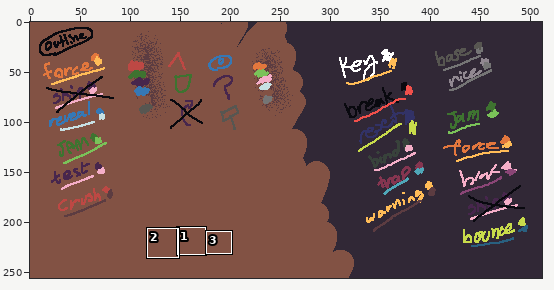
A pixel-art file gets an edit: lockdeck/assets/colors.aseprite. The picture above shows the old version from afar; the outline marks the close-up.
Close-up. Before the commit:
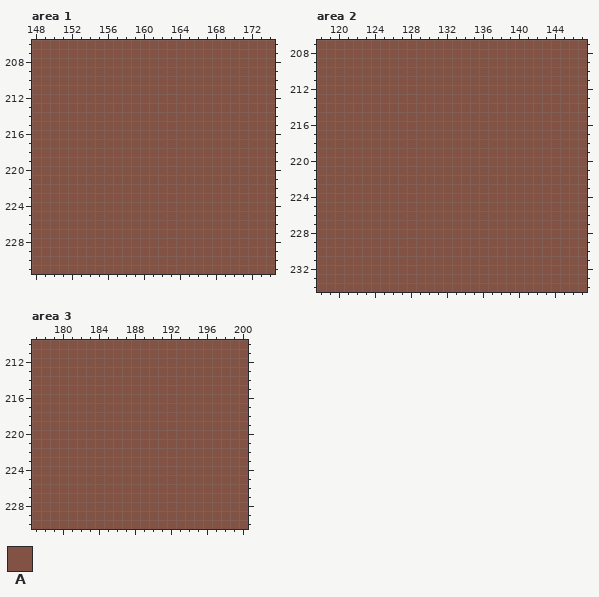
512x256 pixels, 1 frame. Shown: area 1: x 148..174, y 206..231; area 2: x 118..147, y 207..234; area 3: x 177..200, y 210..230. The commit also changed other parts of the picture, which this record leaves out.
Visible layers, top first: "Layer 1", "Layer 3", "Layer 2".
Palette (. is transparent): A #825244
Pixels before, area 1, first column x 148:
206 AAAAAAAAAAAAAAAAAAAAAAAAAAA
207 AAAAAAAAAAAAAAAAAAAAAAAAAAA
208 AAAAAAAAAAAAAAAAAAAAAAAAAAA
209 AAAAAAAAAAAAAAAAAAAAAAAAAAA
210 AAAAAAAAAAAAAAAAAAAAAAAAAAA
211 AAAAAAAAAAAAAAAAAAAAAAAAAAA
212 AAAAAAAAAAAAAAAAAAAAAAAAAAA
213 AAAAAAAAAAAAAAAAAAAAAAAAAAA
214 AAAAAAAAAAAAAAAAAAAAAAAAAAA
215 AAAAAAAAAAAAAAAAAAAAAAAAAAA
216 AAAAAAAAAAAAAAAAAAAAAAAAAAA
217 AAAAAAAAAAAAAAAAAAAAAAAAAAA
218 AAAAAAAAAAAAAAAAAAAAAAAAAAA
219 AAAAAAAAAAAAAAAAAAAAAAAAAAA
220 AAAAAAAAAAAAAAAAAAAAAAAAAAA
221 AAAAAAAAAAAAAAAAAAAAAAAAAAA
222 AAAAAAAAAAAAAAAAAAAAAAAAAAA
223 AAAAAAAAAAAAAAAAAAAAAAAAAAA
224 AAAAAAAAAAAAAAAAAAAAAAAAAAA
225 AAAAAAAAAAAAAAAAAAAAAAAAAAA
226 AAAAAAAAAAAAAAAAAAAAAAAAAAA
227 AAAAAAAAAAAAAAAAAAAAAAAAAAA
228 AAAAAAAAAAAAAAAAAAAAAAAAAAA
229 AAAAAAAAAAAAAAAAAAAAAAAAAAA
230 AAAAAAAAAAAAAAAAAAAAAAAAAAA
231 AAAAAAAAAAAAAAAAAAAAAAAAAAA
Pixels before, area 2, first column x 118:
207 AAAAAAAAAAAAAAAAAAAAAAAAAAAAAA
208 AAAAAAAAAAAAAAAAAAAAAAAAAAAAAA
209 AAAAAAAAAAAAAAAAAAAAAAAAAAAAAA
210 AAAAAAAAAAAAAAAAAAAAAAAAAAAAAA
211 AAAAAAAAAAAAAAAAAAAAAAAAAAAAAA
212 AAAAAAAAAAAAAAAAAAAAAAAAAAAAAA
213 AAAAAAAAAAAAAAAAAAAAAAAAAAAAAA
214 AAAAAAAAAAAAAAAAAAAAAAAAAAAAAA
215 AAAAAAAAAAAAAAAAAAAAAAAAAAAAAA
216 AAAAAAAAAAAAAAAAAAAAAAAAAAAAAA
217 AAAAAAAAAAAAAAAAAAAAAAAAAAAAAA
218 AAAAAAAAAAAAAAAAAAAAAAAAAAAAAA
219 AAAAAAAAAAAAAAAAAAAAAAAAAAAAAA
220 AAAAAAAAAAAAAAAAAAAAAAAAAAAAAA
221 AAAAAAAAAAAAAAAAAAAAAAAAAAAAAA
222 AAAAAAAAAAAAAAAAAAAAAAAAAAAAAA
223 AAAAAAAAAAAAAAAAAAAAAAAAAAAAAA
224 AAAAAAAAAAAAAAAAAAAAAAAAAAAAAA
225 AAAAAAAAAAAAAAAAAAAAAAAAAAAAAA
226 AAAAAAAAAAAAAAAAAAAAAAAAAAAAAA
227 AAAAAAAAAAAAAAAAAAAAAAAAAAAAAA
228 AAAAAAAAAAAAAAAAAAAAAAAAAAAAAA
229 AAAAAAAAAAAAAAAAAAAAAAAAAAAAAA
230 AAAAAAAAAAAAAAAAAAAAAAAAAAAAAA
231 AAAAAAAAAAAAAAAAAAAAAAAAAAAAAA
232 AAAAAAAAAAAAAAAAAAAAAAAAAAAAAA
233 AAAAAAAAAAAAAAAAAAAAAAAAAAAAAA
234 AAAAAAAAAAAAAAAAAAAAAAAAAAAAAA
Pixels before, area 3, first column x 177:
210 AAAAAAAAAAAAAAAAAAAAAAAA
211 AAAAAAAAAAAAAAAAAAAAAAAA
212 AAAAAAAAAAAAAAAAAAAAAAAA
213 AAAAAAAAAAAAAAAAAAAAAAAA
214 AAAAAAAAAAAAAAAAAAAAAAAA
215 AAAAAAAAAAAAAAAAAAAAAAAA
216 AAAAAAAAAAAAAAAAAAAAAAAA
217 AAAAAAAAAAAAAAAAAAAAAAAA
218 AAAAAAAAAAAAAAAAAAAAAAAA
219 AAAAAAAAAAAAAAAAAAAAAAAA
220 AAAAAAAAAAAAAAAAAAAAAAAA
221 AAAAAAAAAAAAAAAAAAAAAAAA
222 AAAAAAAAAAAAAAAAAAAAAAAA
223 AAAAAAAAAAAAAAAAAAAAAAAA
224 AAAAAAAAAAAAAAAAAAAAAAAA
225 AAAAAAAAAAAAAAAAAAAAAAAA
226 AAAAAAAAAAAAAAAAAAAAAAAA
227 AAAAAAAAAAAAAAAAAAAAAAAA
228 AAAAAAAAAAAAAAAAAAAAAAAA
229 AAAAAAAAAAAAAAAAAAAAAAAA
230 AAAAAAAAAAAAAAAAAAAAAAAA
After the commit:
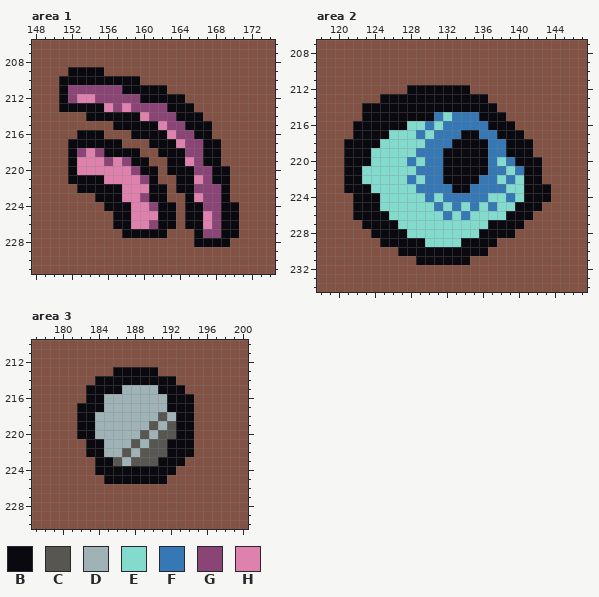
Colours new in this view: B #09090f  C #575651  D #9fb2b5  E #83dbce  F #3678b5  G #8a4576  H #de81ac
Edits made:
Area 1, layer "Layer 1":
y 209: x 152..155 AAAA -> BBBB
y 210: x 151..159 AAAAAAAAA -> BBBBBBBBB
y 211: x 151..162 AAAAAAAAAAAA -> BGGGGGGBBBBB
y 212: x 151..164 AAAAAAAAAAAAAA -> BGHHGGGGGBBBBB
y 213: x 151..165 AAAAAAAAAAAAAAA -> BBBBBHGHGGGGBBB
y 214: x 154..166 AAAAAAAAAAAAA -> BBBBBBHGGGBBB
y 215: x 157..167 AAAAAAAAAAA -> BBBBBHGGBBB
y 216: x 153..155 AAA -> BBB; x 159..167 AAAAAAAAA -> BBBBHGGBB
y 217: x 152..157 AAAAAA -> BBBBBB; x 161..168 AAAAAAAA -> BBBHGGBB
y 218: x 152..159 AAAAAAAA -> BGHGBBBB; x 162..168 AAAAAAA -> BBBGGBB
y 219: x 152..160 AAAAAAAAA -> BHHHGHGBB; x 163..168 AAAAAA -> BBHGBB
y 220: x 152..161 AAAAAAAAAA -> BHHHHHHGBB; x 163..169 AAAAAAA -> BBBGGBB
y 221: x 152..161 AAAAAAAAAA -> BBBBHHHHGB; x 164..169 AAAAAA -> BBHGBB
y 222: x 153..162 AAAAAAAAAA -> BBBBBHHHBB; x 164..169 AAAAAA -> BBGGGB
y 223: x 155..162 AAAAAAAA -> BBBHHGBB; x 165..169 AAAAA -> BHGGB
y 224: x 156..163 AAAAAAAA -> BBBHHGBB; x 165..170 AAAAAA -> BBGGBB
y 225: x 157..163 AAAAAAA -> BBHHHBB; x 165..170 AAAAAA -> BBHGBB
y 226: x 157..163 AAAAAAA -> BBHHGBB; x 165..170 AAAAAA -> BBHGBB
y 227: x 158..162 AAAAA -> BBBBB; x 166..170 AAAAA -> BGGBB
y 228: x 166..169 AAAA -> BBBB
Area 2, layer "Layer 1":
y 212: x 128..134 AAAAAAA -> BBBBBBB
y 213: x 125..136 AAAAAAAAAAAA -> BBBBBBBBBBBB
y 214: x 123..137 AAAAAAAAAAAAAAA -> BBBBBBBBBBBBBBB
y 215: x 123..138 AAAAAAAAAAAAAAAA -> BBBBBBBBFEFFFBBB
y 216: x 122..139 AAAAAAAAAAAAAAAAAA -> BBBBBBEEFEFFFFFBBB
y 217: x 122..140 AAAAAAAAAAAAAAAAAAA -> BBBBEEEFEFFFBBFFBBB
y 218: x 121..141 AAAAAAAAAAAAAAAAAAAAA -> BBBBEEEEEFFFBBBBFFBBB
y 219: x 121..141 AAAAAAAAAAAAAAAAAAAAA -> BBBEEEEEFFFBBBBBFFBBB
y 220: x 121..142 AAAAAAAAAAAAAAAAAAAAAA -> BBBEEEEFEFFBBBBBFEFBBB
y 221: x 121..142 AAAAAAAAAAAAAAAAAAAAAA -> BBEEEEEEFFFBBBBBFFEFBB
y 222: x 121..142 AAAAAAAAAAAAAAAAAAAAAA -> BBEEEEEFEFFBBBBFFEFEBB
y 223: x 121..143 AAAAAAAAAAAAAAAAAAAAAAA -> BBBEEEEEFFFFBBFFFFEEBBB
y 224: x 122..143 AAAAAAAAAAAAAAAAAAAAAA -> BBBEEEEEFEFFFFFEEFEBBB
y 225: x 122..142 AAAAAAAAAAAAAAAAAAAAA -> BBBEEEEEEFEFEFEFEEBBB
y 226: x 122..141 AAAAAAAAAAAAAAAAAAAA -> BBBBEEEEEEFEFEEEEBBB
y 227: x 123..140 AAAAAAAAAAAAAAAAAA -> BBBBEEEEEEEEEEBBBB
y 228: x 124..139 AAAAAAAAAAAAAAAA -> BBBBEEEEEEEEBBBB
y 229: x 125..137 AAAAAAAAAAAAA -> BBBBBEEEEBBBB
y 230: x 127..136 AAAAAAAAAA -> BBBBBBBBBB
y 231: x 129..134 AAAAAA -> BBBBBB
Area 3, layer "Layer 1":
y 213: x 186..190 AAAAA -> BBBBB
y 214: x 184..192 AAAAAAAAA -> BBBBBBBBB
y 215: x 183..193 AAAAAAAAAAA -> BBBBDDDDBBB
y 216: x 183..194 AAAAAAAAAAAA -> BBDDDDDDDBBB
y 217: x 182..194 AAAAAAAAAAAAA -> BBBDDDDDDDBBB
y 218: x 182..194 AAAAAAAAAAAAA -> BBDDDDDDDCDBB
y 219: x 182..194 AAAAAAAAAAAAA -> BBDDDDDDCDCBB
y 220: x 182..194 AAAAAAAAAAAAA -> BBDDDDDCDCCBB
y 221: x 183..194 AAAAAAAAAAAA -> BBDDDCDCCBBB
y 222: x 183..194 AAAAAAAAAAAA -> BBDDCDCCCBBB
y 223: x 184..193 AAAAAAAAAA -> BBCDCCCBBB
y 224: x 184..192 AAAAAAAAA -> BBBBBBBBB
y 225: x 185..191 AAAAAAA -> BBBBBBB
Boxes around the changes in both close-ups, in picture pixels (x1, y1, x2, y2):
changed: (59, 67, 239, 247)
changed: (344, 85, 551, 265)
changed: (77, 367, 194, 484)
